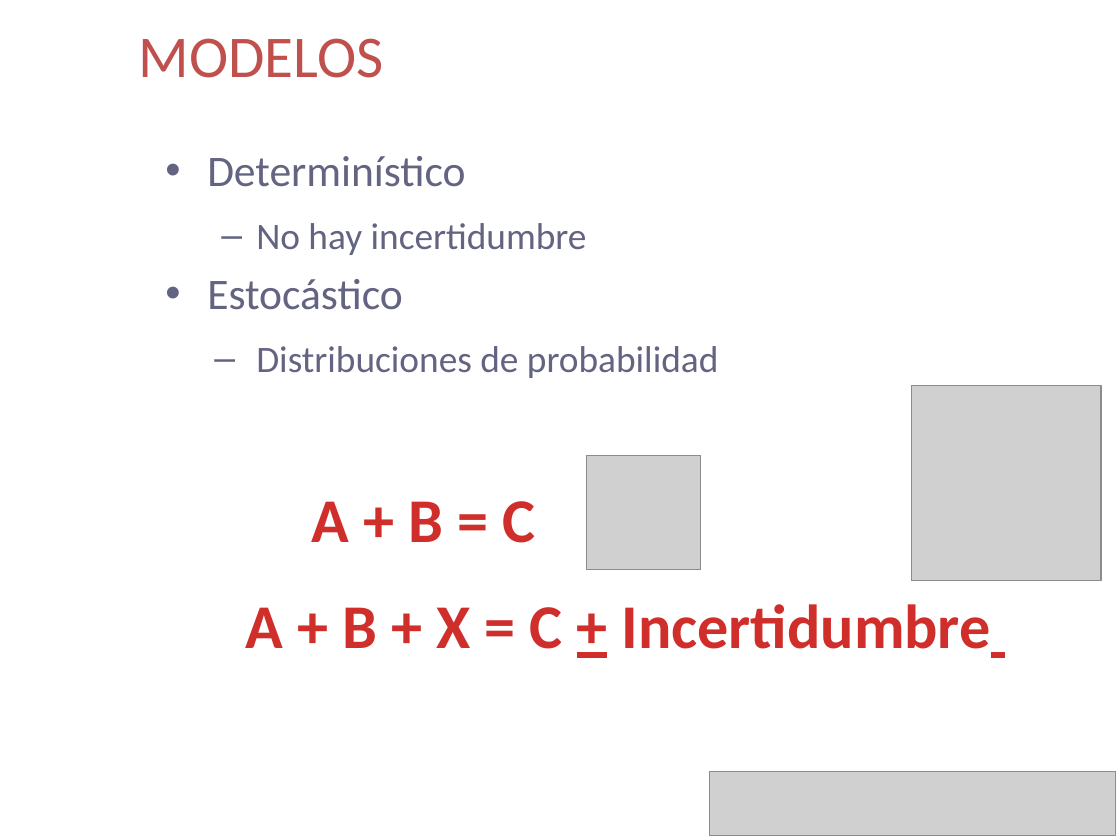
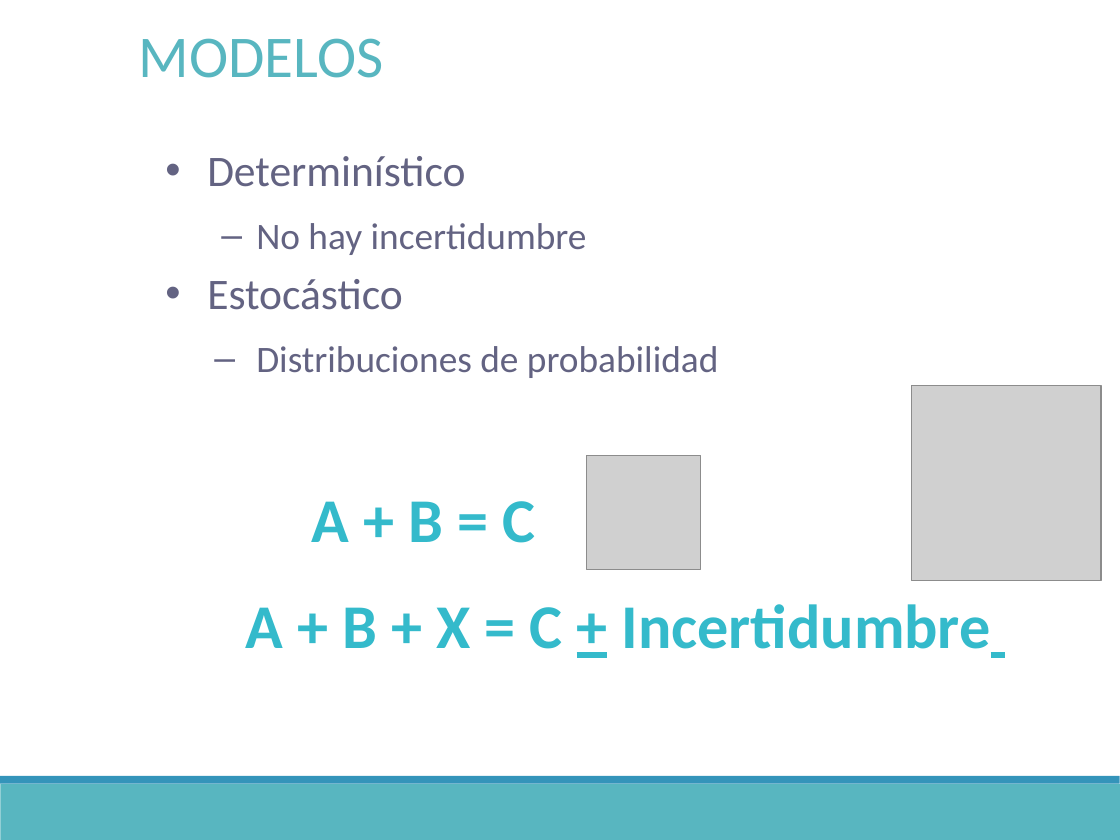
Before and after one commit to DrIgoA/Curso-Ocupacion23, a slide deck: slide 6 of Modulo 2_Occupacion2023.pptx. Drawn at 1120x840 pixels with LibreOffice and Linux fonts; fonts in the diff are those of the drawing; grey boxes stand for pictures; background and template pictures are left out. Boxes give left, top, right and bottom in pixels: in the first picture for what was removed or moved away, otherwise in the second. Text is boxed around its words. In the diff, an @@ line names an element or a change of style, - is before the commit and + after.

```diff
--- a/Modulo 2_Occupacion2023.pptx
+++ b/Modulo 2_Occupacion2023.pptx
@@ text "MODELOS" at (139, 38, 384, 78): text colour #C0504D to #58B6C0 @@
@@ text "A + B = C" at (312, 501, 535, 543): text colour gradient #FC7C7A to #D02F2C to #C70500 to gradient #80EBFA to #34BCCC to #0BB2C4 @@
@@ text "A + B + X ..." at (246, 604, 991, 649): text colour gradient #FC7C7A to #D02F2C to #C70500 to gradient #80EBFA to #34BCCC to #0BB2C4 @@
@@ rectangle added at (0, 776, 1120, 784), fill #3494BA @@
@@ picture removed at (710, 772, 1116, 836) @@
@@ rectangle added at (0, 784, 1120, 840), fill #58B6C0 @@
```
Also in this commit, not shown: 28 other slides changed, 1 other file.
